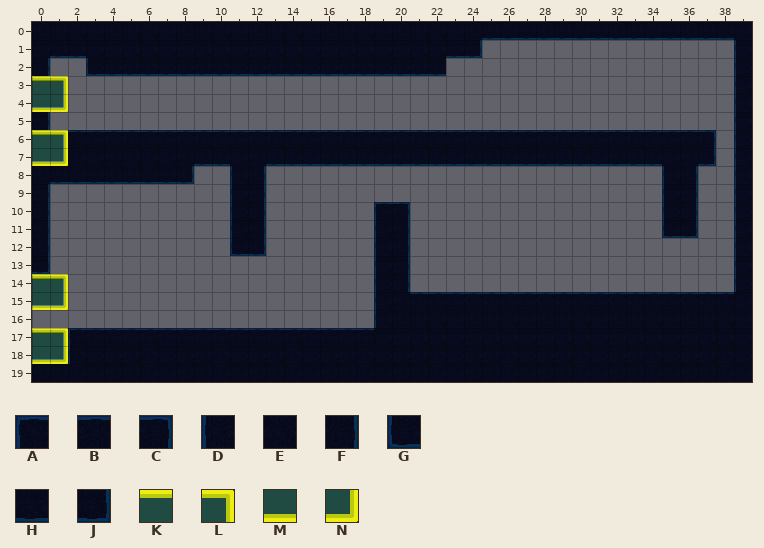
An edit to a level. Tiled map (JSON), assets/maps/Level1.tmj. The picture above was drawn from the file before the commit.
Cells are 32x32 px. Shown: x 0..39, y 0..19.
Key: from "AquaTile": A 1, B 2, C 3, D 11, E 12, F 13, G 21, H 22, J 23, K 42, L 43, M 62, N 63.
_ is an empty cell.
Layer "Ground" before, first column x 0:
 0 EEEEEEEEEEEEEEEEEEEEEEEEEHHHHHHHHHHHHHHE
 1 EHHEEEEEEEEEEEEEEEEEEEEHJ______________D
 2 F__GHHHHHHHHHHHHHHHHHHH________________D
 3 KL_____________________________________D
 4 MN_____________________________________D
 5 F______________________________________D
 6 KLBBBBBBBBBBBBBBBBBBBBBBBBBBBBBBBBBBBC_D
 7 MNEEEEEEEHHEEHHHHHHHHHHHHHHHHHHHHHHEEJ_D
 8 EHHHHHHHJ__DF______________________DF__D
 9 F__________DF______________________DF__D
10 F__________DF______AC______________DF__D
11 F__________DF______DF______________GJ__D
12 F__________GJ______DF__________________D
13 J__________________DF__________________D
14 KL_________________DF__________________D
15 MN_________________DEBBBBBBBBBBBBBBBBBBE
16 ___________________DEEEEEEEEEEEEEEEEEEEE
17 KLABBBBBBBBBBBBBBBBEEEEEEEEEEEEEEEEEEEEE
18 MNDEEEEEEEEEEEEEEEEEEEEEEEEEEEEEEEEEEEEE
19 EEEEEEEEEEEEEEEEEEEEEEEEEEEEEEEEEEEEEEEE
New version:
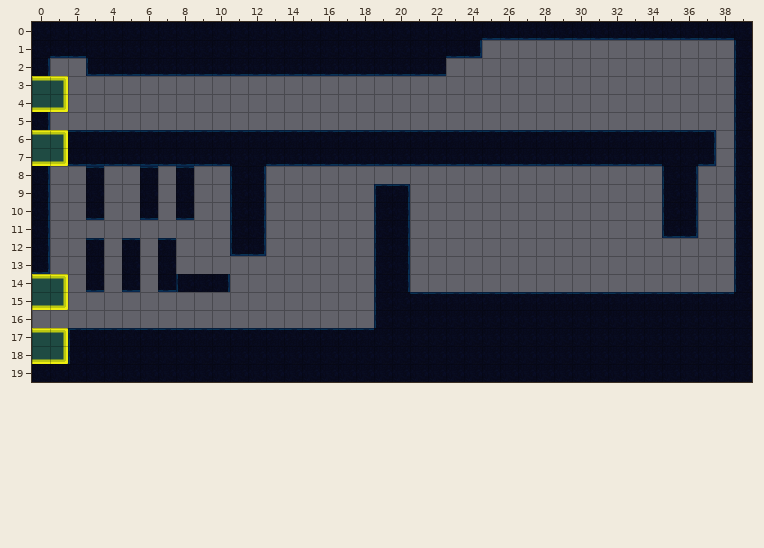
What changed:
Changed rows in their new state; . is an unchanged cell.
Layer "Ground":
first column x 0:
 7 ..HHHHHHH............
 8 F__B__B_B............
 9 ...E..E.E..........AC
10 ...H..H.H..........DF
12 ...B.B.B.............
13 ...E.E.E.............
14 ...H.H.HDEF..........
